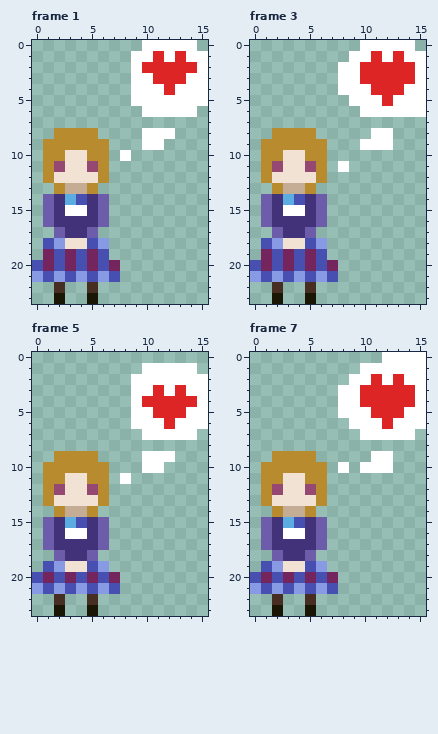
A animated GIF sprite gets an edit: hanayo-heart.gif. This is how it looked before the edit.
The file is 32x48 pixels, drawn in blocks of 2x2; one block is one cell here. Colours within 5 levels of each other are drawn and written as one. Shown: frame 1, frame 3, frame 5, frame 7. The commit also changed other frames, which this record leaves out.
And afterwards:
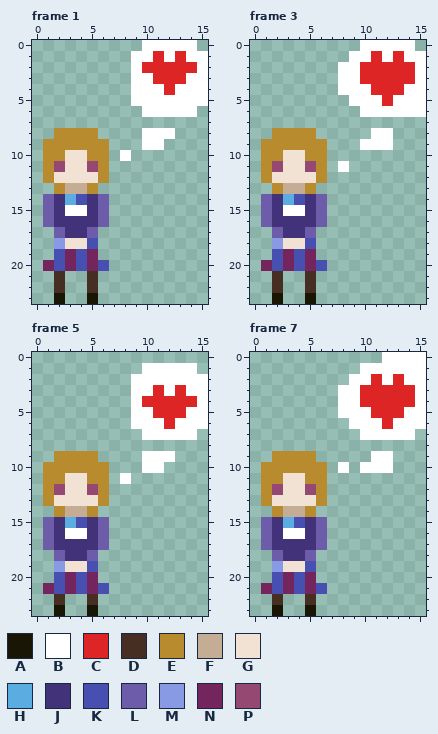
Palette (. is transparent): A #191605  B #ffffff  C #dd2525  D #462f22  E #b98b2f  F #c5ac95  G #f2e2d3  H #5bace0  J #423279  K #4750b1  L #6d5caa  M #889ae4  N #75255e  P #954972
Edits made:
Changed rows in their new state; - is an unchanged pixel.
Frame 1:
first column x 0:
18 -.----.-
19 -.----.-
20 .------.
21 ..D..D..
Frame 3: the same change as frame 1
Frame 5:
first column x 0:
19 -.----.-
20 ..----..
21 .NKNKNK.
Frame 7: the same change as frame 5
Boxes around the changes in both pictures, in picture pixels (x1, y1, x2, y2):
changed: (32, 238, 120, 282)
changed: (250, 238, 338, 282)
changed: (32, 561, 120, 594)
changed: (250, 561, 338, 594)
